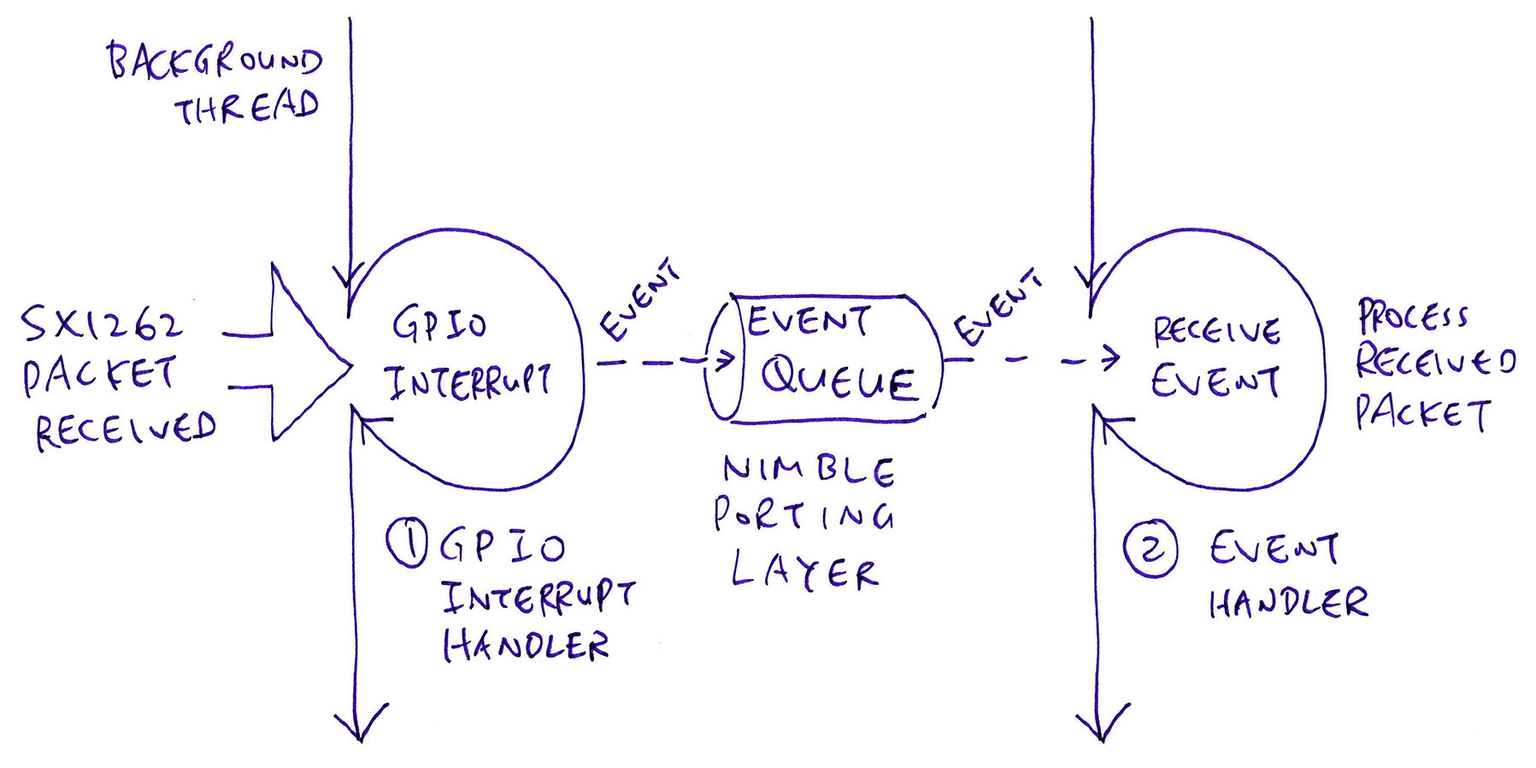
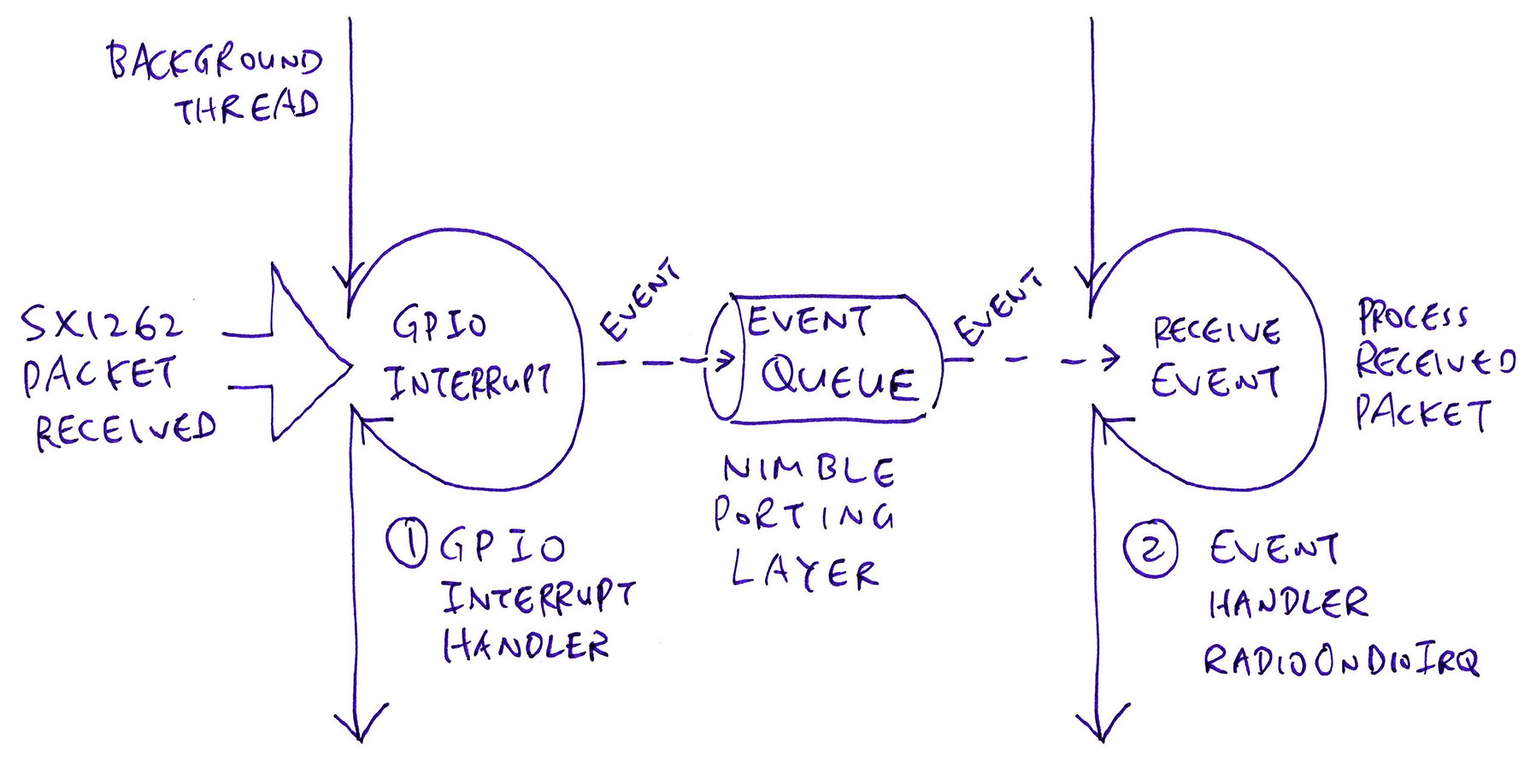
Comparing the layer stacks of the two (1536, 768) images. Changes:
added layer "Layer 3" above "Layer 0" over [1202, 635, 1483, 683]
